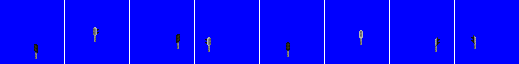
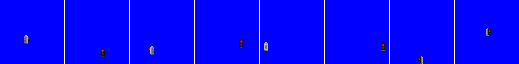
Comparing the layer stacks of the two 519×64 images. Changes:
hid "os_block2_channels", painted on it over [left=34, top=27, right=476, bottom=59]
added layer "os_short_red backward" above "os_short2_channels_backward" over [left=24, top=29, right=491, bottom=60]
added layer "os_short2_channels_backward" above "os_short2_channels" over [left=24, top=27, right=491, bottom=64]
hid "os_main_block" over [left=35, top=36, right=476, bottom=59]
